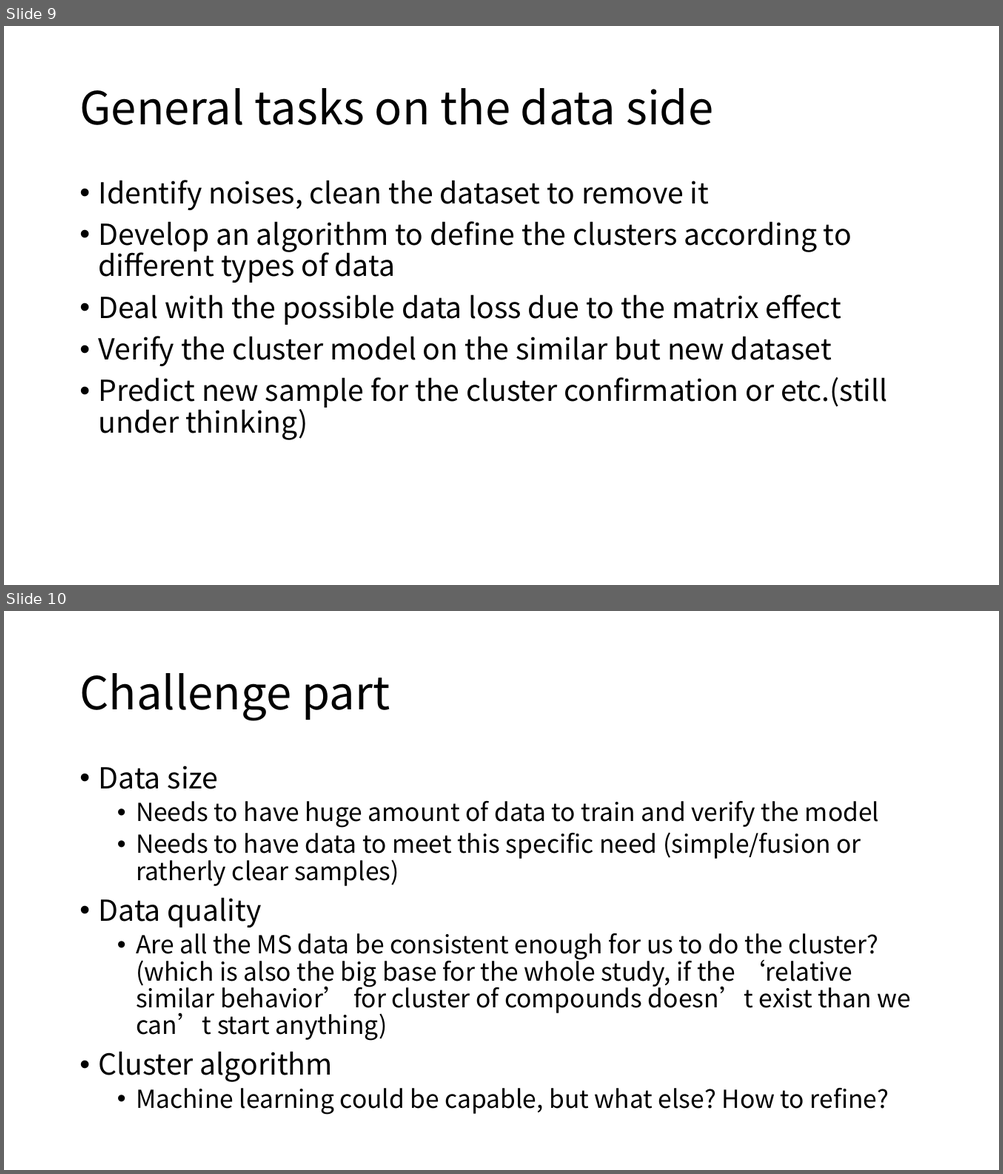
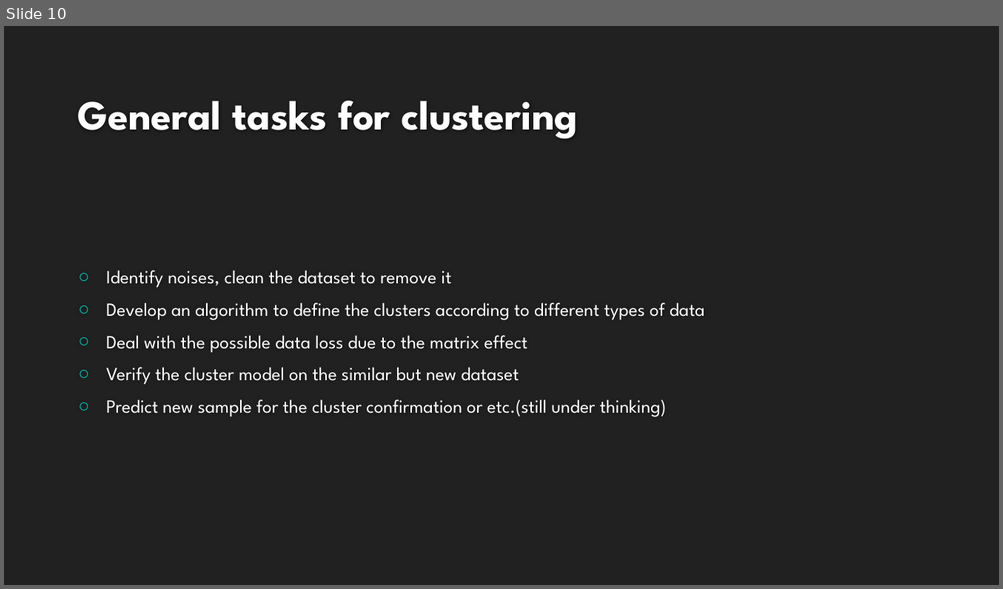
Before and after one commit to XiminHu/mass-suite, a slide deck: doc/20200327 Capstone HRMS.pptx. Shown one above the other, each under a label of ours: slides 9 and 10 before the commit, slide 10 after it. The pictures are 1003x1174 and 1003x589 pixels, drawn with LibreOffice and Linux fonts; fonts in the diff are those of the drawing; background and template pictures are left out. Boxes give left, top, right and bottom in pixels: in the first picture for what was removed or moved away, otherwise in the second. Text is boxed around its words. In the diff, an @@ line names an element or a change of style, - is before the commit and + after.

```diff
--- a/doc/20200327 Capstone HRMS.pptx
+++ b/doc/20200327 Capstone HRMS.pptx
@@ slide 10 removed at [4,611,999,1170], background #FFFFFF @@
@@ title removed at [79,673,390,721] @@
-Challenge part
@@ text removed at [99,766,910,1115] @@
-• Data size
-  • Needs to have huge amount of data to train and verify the model
-  • Needs to have data to meet this specific need (simple/fusion or ratherly clear samples)
-• Data quality
-  • Are all the MS data be consistent enough for us to do the cluster? (which is also the big base for the whole study, if the ‘relative similar behavior’ for cluster of compounds doesn’t exist than we can’t start anything)
-• Cluster algorithm
-  • Machine learning could be capable, but what else? How to refine?
@@ what was slide 9 is now slide 10 @@
@@ slide 10 changed as well @@
@@ background #FFFFFF to #212121 @@
@@ title "General tasks for clustering" at [77,101,578,139]: vertical alignment middle to bottom @@
@@ title at [77,101,578,139]: text changed; size 44 to 40 pt; font Noto Sans CJK SC to League Spartan; text colour #000000 to #FEFEFE; bold on @@
-General tasks on the data side
+General tasks for clustering
@@ text "Identify noises, clean the dataset ...": place and size @@
-text "Identify noises, clean the dataset ..." at [99,180,888,440]
+text "Identify noises, clean the dataset ..." at [106,270,705,417]
@@ text "Identify noises, clean the dataset ..." at [106,270,705,417]: size 28 to 18 pt, font Noto Sans CJK SC to League Spartan, text colour #000000 to #FFFFFF; bullet • to ○; line spacing 0.9 to 1; vertical alignment top to middle @@
```
Also in this commit, not shown: 7 other slides changed, 4 slides added, 2 other slides removed, 1 other file.
